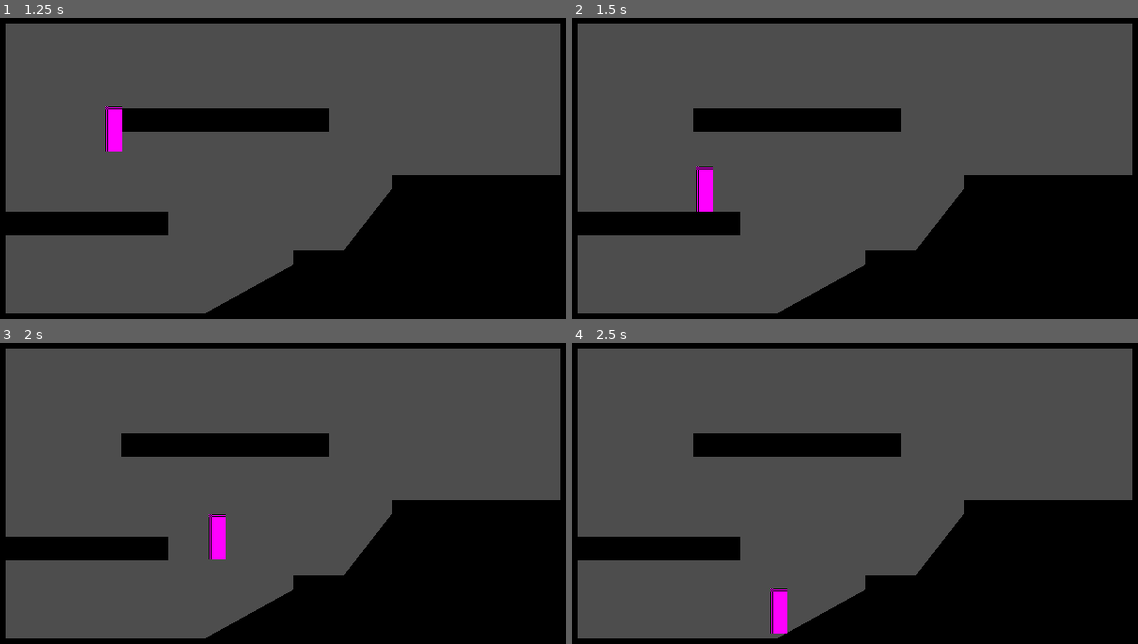
Above: before the commit, frames 1-4 (two rows, left to right).
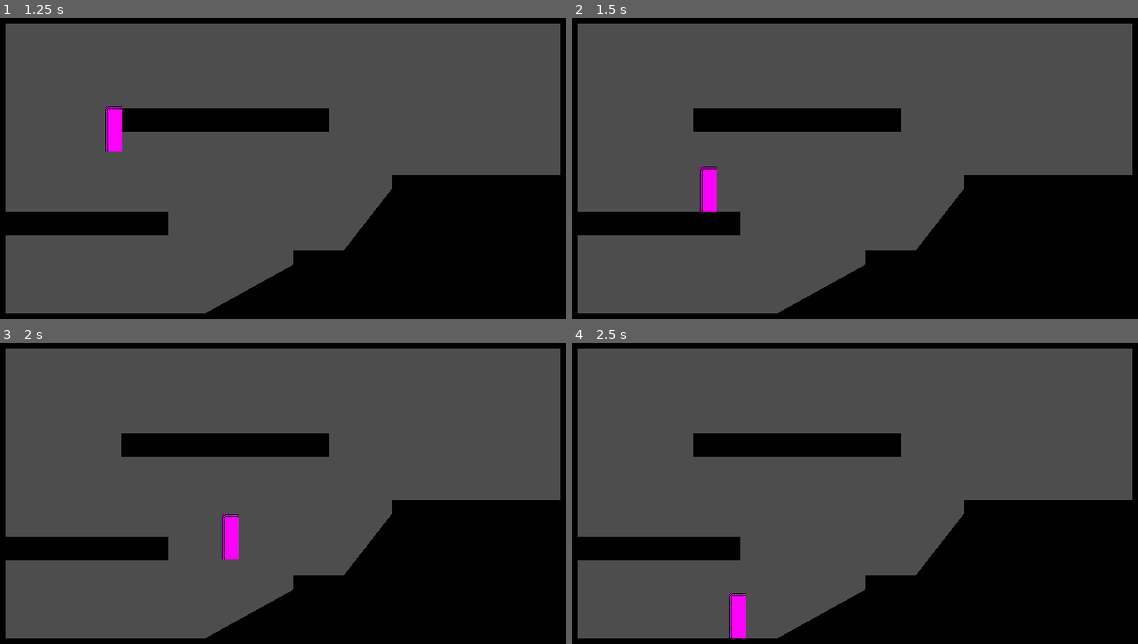
Above: after the commit, the same moments.

Repository: MyrChRya2/Endless-Regret
Game: Godot game, scene res://playground.tscn
The game is run twice, just before and just after one commit, with the same random seed, the same clock (stepped at 60 frames per second) and the same inputs.
Inputs:
- Up to frame 1 (1.25 s): hold D (move_right) from 0.53 s (still down); hold Space (jump) from 0.53 s (still down)
- Up to frame 2 (1.5 s): keep holding D (move_right); release Space (jump) at 1.28 s; tap S (look_down) at 1.35 s
- Up to frame 3 (2 s): keep holding D (move_right); tap Space (jump) at 1.52, 1.55, 1.82 s
- Up to frame 4 (2.5 s): release D (move_right) at 2.03 s; hold A (move_left) from 2.03 s (still down); hold Space (jump) from 2.03 s (still down); tap W (look_up) at 2.1 s

Frame 1 is identical in both runs. In frame 2, 0.2% of the frame differs, in the area x 21-26%, y 49-65%; in frame 3, 0.7%; in frame 4, 0.9%, in the area x 27-39%, y 81-99%.

Commit message:
fix run state(run.gd)
aka backup for unable coyote time

Diff:
--- a/player/scripts/player.gd
+++ b/player/scripts/player.gd
@@ -33,7 +33,7 @@
 var is_jumping: bool = false
 # 土狗时间
 var coyote_timer: float = 0.0
-@export var coyote_time: float = 0.1
+@export var coyote_time: float = 0.01
 # 多段跳
 @export var max_extra_jumps: int = 1
 var remaining_jumps: int = 0
@@ -60,7 +60,7 @@
 	#region /// 一次性输入
 	# 跳跃
 	if event.is_action("jump"):
-		if is_on_floor() or coyote_timer > 0.0 or remaining_jumps >0 or CAN_JUMP:
+		if is_on_floor() or coyote_timer > 0.0 or CAN_JUMP:
 			change_state(get_node("States/Jump"))
 			return
 	## 其他一次性动作
--- a/player/states/idle.gd
+++ b/player/states/idle.gd
@@ -29,4 +29,8 @@
 
 # 在 state 中 每个 phusics process tick 会发生什么？
 func physics_process(_delta: float) -> PlayerState:
+	if Input.get_axis("move_left", "move_right") != 0.0:
+		return get_node("../Run")
+	if Input.is_action_just_pressed("jump"):
+		return get_node("../Jump")
 	return null
--- a/player/states/jump.gd
+++ b/player/states/jump.gd
@@ -66,6 +66,7 @@
 		player.is_jumping = false
 		return get_node("../Idle")
 
+
 	var move_input := Input.get_axis("move_left", "move_right")
 	player.velocity.x = move_input * player._get_effective_move_speed()
 
--- a/player/states/run.gd
+++ b/player/states/run.gd
@@ -31,6 +31,7 @@
 func physics_process(_delta: float) -> PlayerState:
 	var move_input := Input.get_axis("move_left", "move_right")
 	player.velocity.x = move_input * player._get_effective_move_speed()
-
+	if move_input == 0.0:
+		return get_node("../Idle")
 
 	return null
